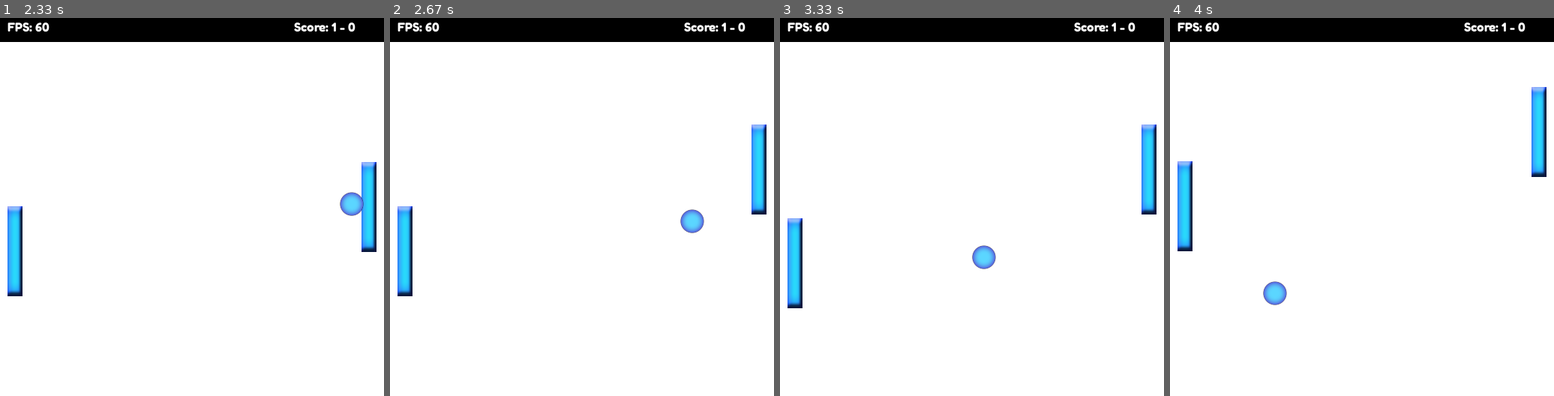
Above: before the commit, frames 1-4 (left to right).
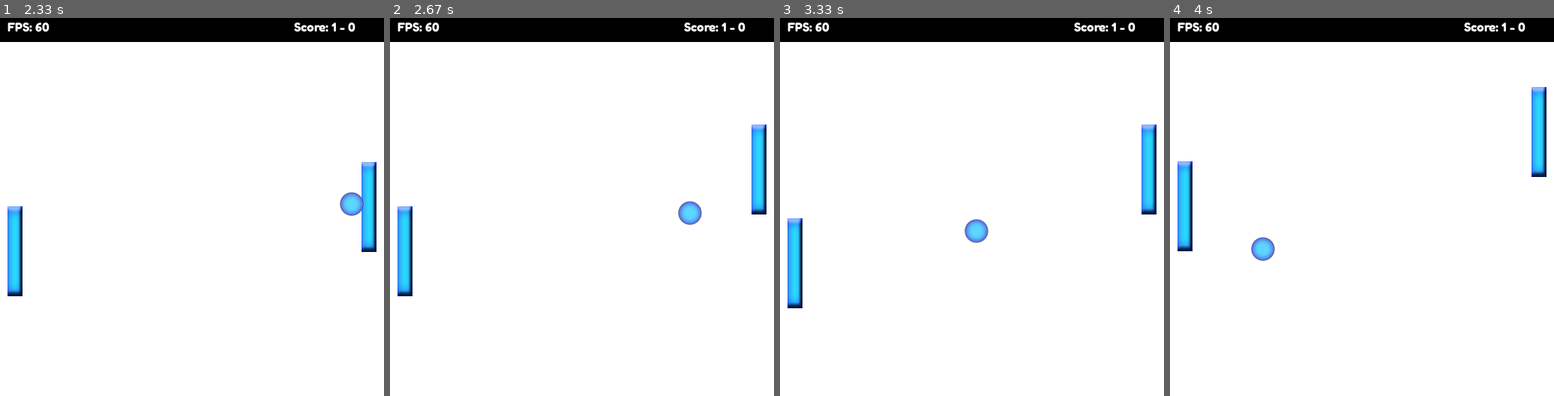
Above: after the commit, the same moments.

Repository: ByPikod/pygame-chronicles
Game: pygame game, started from ping-pong/main.py
Two runs of this game, one before a commit and one after it. Both use one fixed random seed, a clock stepped at 60 frames per second and the inputs below.
Inputs:
- Up to frame 1 (2.33 s): hold S 0.33-0.8 s; hold Up 0.33-0.8 s; tap W at 0.83 s; hold Down 1.67-2.13 s; hold Up from 2.17 s (still down)
- Up to frame 2 (2.67 s): release Up at 2.53 s; hold Down from 2.57 s (still down)
- Up to frame 3 (3.33 s): release Down at 2.93 s; hold Up 2.97-3.27 s; hold Down from 3.3 s (still down); hold S from 3.3 s (still down)
- Up to frame 4 (4 s): release Down at 3.6 s; release S at 3.6 s; hold Up from 3.63 s (still down); hold W from 3.63 s (still down)

Frame 1 is identical in both runs. In frame 2, 0.4% of the frame differs, in the area x 75-82%, y 48-57%; in frame 3, 0.6%, in the area x 48-57%, y 53-67%; in frame 4, 0.6%.

Commit message:
bouncing improved

Diff:
--- a/ping-pong/main.py
+++ b/ping-pong/main.py
@@ -1,5 +1,7 @@
+import datetime
 import sys
 import math
+import random
 from collections.abc import Sequence
 
 import pygame
@@ -26,6 +28,41 @@
 
     def get_y(self) -> int:
         return self.rect.y
+
+
+class Player(Entity):
+    movingState = 0
+
+    def __init__(self, controller: dict):
+        self.surf = pygame.Surface((20, 120))
+        super().__init__(self.surf.get_rect())
+
+        self.image = pygame.image.load("side.png").convert_alpha()
+        self.image = pygame.transform.smoothscale(self.image, self.rect.size)
+        self.surf.blit(self.image, (0, 0))
+
+        self.controller: dict = controller
+        self.score: int = 0
+        self.speed: float = 0.5
+        self.axis: float = 0.0
+
+    def handle_movement(self, keys: Sequence[bool], delta_time: int, screen_height: int):
+
+        self.movingState = 0
+        if keys[self.controller["up"]] and keys[self.controller["down"]]:
+            pass
+        elif keys[self.controller["up"]]:
+            self.axis -= self.speed * delta_time
+            self.movingState = 1
+        elif keys[self.controller["down"]]:
+            self.axis += self.speed * delta_time
+            self.movingState = -1
+
+        if self.axis < 0:
+            self.axis = 0
+        if self.get_height() + self.axis + 10 > screen_height - 50:
+            self.axis = screen_height - self.get_height() - 10 - 50
+        self.rect.top = 50 + self.axis
 
 
 class Ball(Entity):
@@ -51,6 +88,12 @@
         self.image = pygame.transform.smoothscale(self.image, self.rect.size)
         self.surf.blit(self.image, (0, 0))
 
+    def vertical_bounce(self):
+        self.direction = (360 - self.direction + 180) % 360
+
+    def horizontal_bounce(self):
+        self.direction = 360 - self.direction
+
     def handle_movement(self, delta_time, ticks, collision_group: list[Entity]):
 
         # Score counter
@@ -61,12 +104,10 @@
 
         # Top and bottom borders
         if self.location[1] < 50 and self.border_cooldown < ticks:
-            print(f"direction: {self.direction}")
-            self.direction = (360 - self.direction + 180) % 360
+            self.vertical_bounce()
             self.border_cooldown = ticks + 150
-            print(f"hello {self.direction}")
         elif self.location[1] + self.get_height() > self.screen_height and self.border_cooldown < ticks:
-            self.direction = (360 - self.direction + 180) % 360
+            self.vertical_bounce()
             self.border_cooldown = ticks + 150
 
         # Player collisions
@@ -74,10 +115,9 @@
         if collision and self.collision_cooldown < ticks:
             self.speed += 0.01
             self.collision_cooldown = ticks + 300
-            rotateBall = (collision.get_y() - self.get_y()) / 2
-            if self.get_y() > self.screen_width / 2:
-                rotateBall *= -1
-            self.direction = (self.direction + rotateBall) * -1
+            self.horizontal_bounce()
+            directionSubtracted = self.direction - 180
+            self.direction += (directionSubtracted / abs(directionSubtracted) * 10) * collision.movingState
             return
 
         # Movement
@@ -107,49 +147,11 @@
         return None
 
 
-class Player(Entity):
-
-    amIGoingToUp = False
-    amIMoving = False
-
-    def __init__(self, controller: dict):
-        self.surf = pygame.Surface((20, 120))
-        super().__init__(self.surf.get_rect())
-
-        self.image = pygame.image.load("side.png").convert_alpha()
-        self.image = pygame.transform.smoothscale(self.image, self.rect.size)
-        self.surf.blit(self.image, (0, 0))
-
-        self.controller: dict = controller
-        self.score: int = 0
-        self.speed: float = 0.5
-        self.axis: float = 0.0
-
-    def handle_movement(self, keys: Sequence[bool], delta_time: int, screen_height: int):
-
-        self.amIMoving = False
-        if keys[self.controller["up"]] and keys[self.controller["down"]]:
-            pass
-        elif keys[self.controller["up"]]:
-            self.axis -= self.speed * delta_time
-            self.amIGoingToUp = True
-            self.amIMoving = True
-        elif keys[self.controller["down"]]:
-            self.axis += self.speed * delta_time
-            self.amIGoingToUp = False
-            self.amIMoving = True
-
-        if self.axis < 0:
-            self.axis = 0
-        if self.get_height() + self.axis + 10 > screen_height - 50:
-            self.axis = screen_height - self.get_height() - 10 - 50
-        self.rect.top = 50 + self.axis
-
-
 class Game:
 
     def __init__(self, width, height):
 
+        random.seed(datetime.datetime.now())
         pygame.init()
         pygame.display.set_caption("Ping Pong")
 
Not shown, changed: README.md
Not shown, added: ping-pong/notes.xopp
